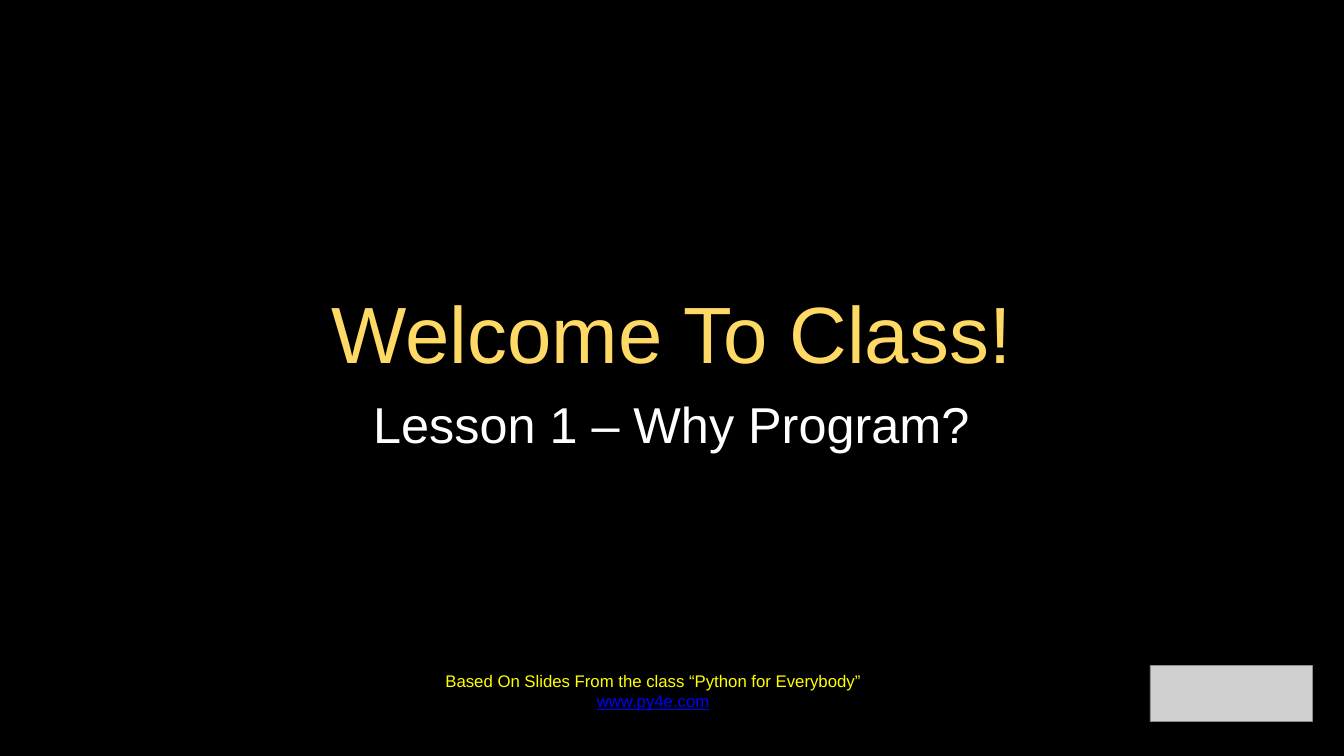
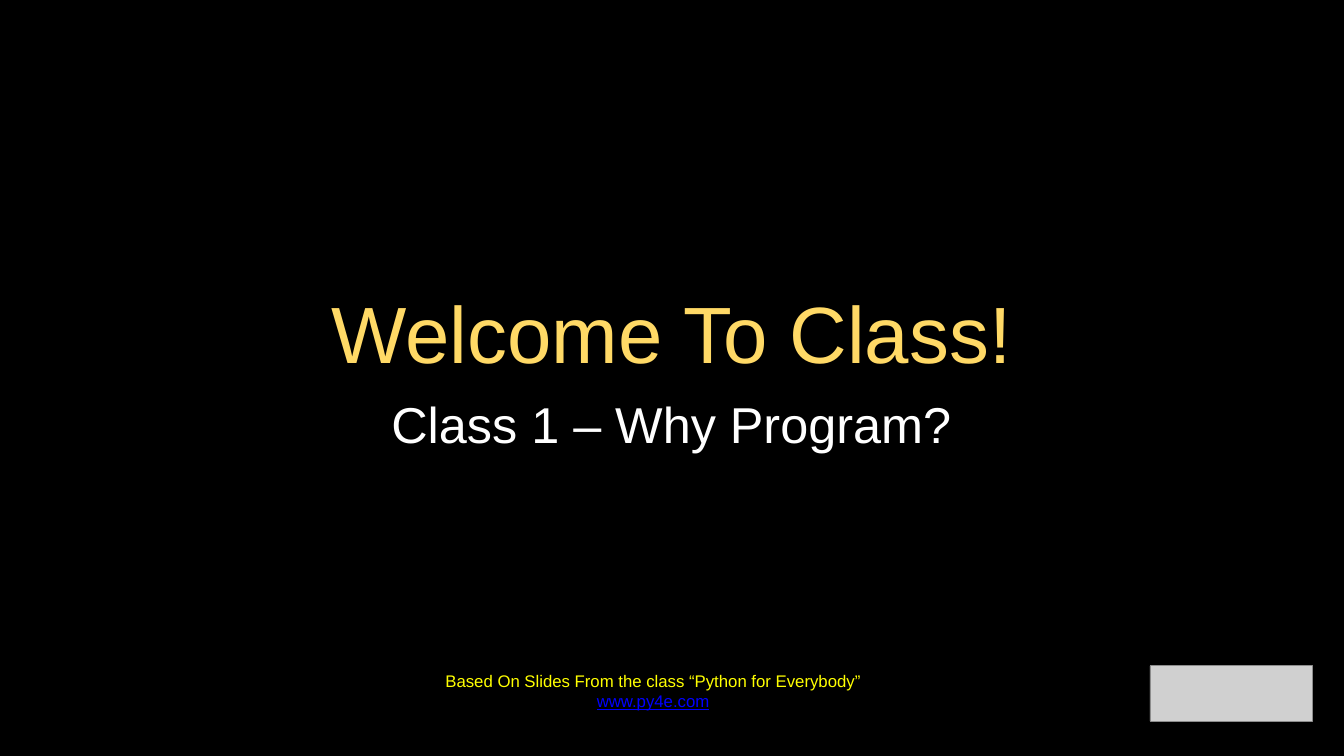
Before and after one commit to jeremypedersen/pythonlearn, a slide deck: slide 1 of slides/Pythonlearn-01-Intro.pptx. Drawn at 1344x756 pixels with LibreOffice and Linux fonts; fonts in the diff are those of the drawing; grey boxes stand for pictures. Boxes give left, top, right and bottom in pixels: in the first picture for what was removed or moved away, otherwise in the second. Text is boxed around its words. In the diff, an @@ line names an element or a change of style, - is before the commit and + after.

Commit message:
Made small cosmetic changes to slide sets 1 and 2. Added slides for class 3

```diff
--- a/slides/Pythonlearn-01-Intro.pptx
+++ b/slides/Pythonlearn-01-Intro.pptx
@@ subtitle at (391,406,951,452): text changed @@
-Lesson 1 – Why Program?
+Class 1 – Why Program?
```
Also in this commit, not shown: 2 other files.
